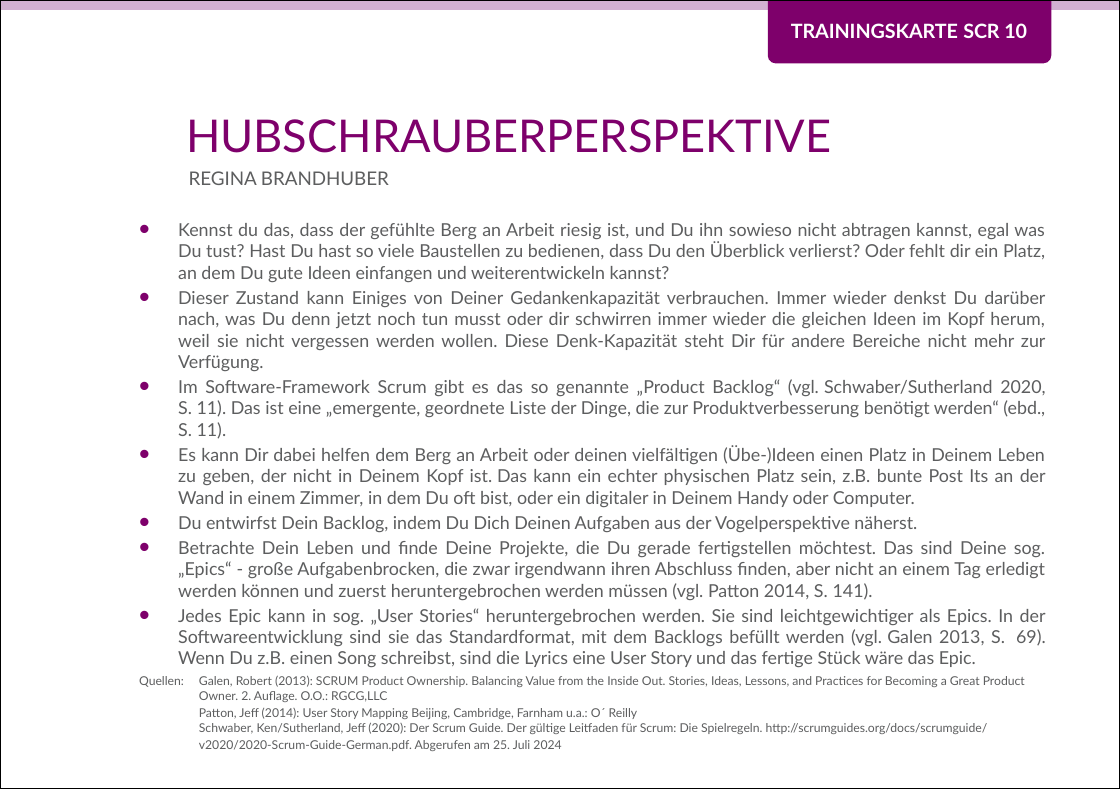
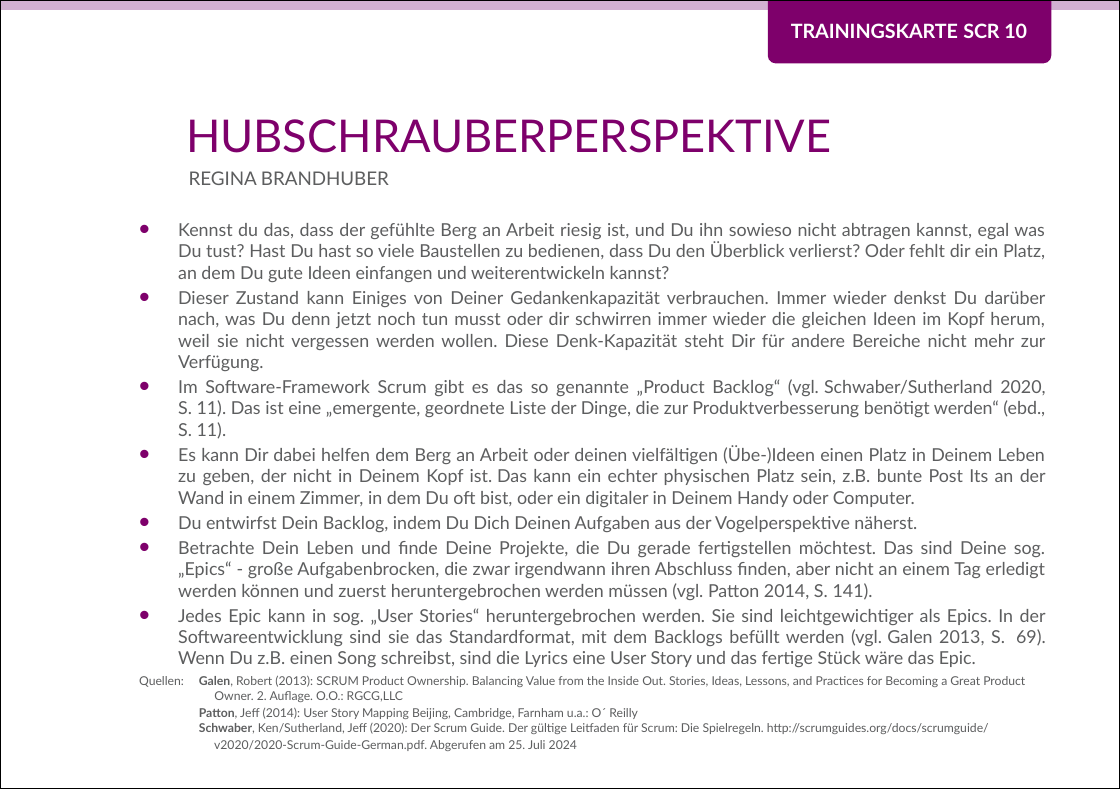
Before and after one commit to Teamtool/training-materials, a slide deck: slide 1 of training-cards/music moves/Scrum (SCR)/ger/apprentice/ger_SCR_10_Hubschrauberperspektive_MM_A.pptx. Drawn at 1120x789 pixels with LibreOffice and Linux fonts; fonts in the diff are those of the drawing; background and template pictures are left out. Boxes give left, top, right and bottom in pixels: in the first picture for what was removed or moved away, otherwise in the second. Text is boxed around its words. In the diff, an @@ line names an element or a change of style, - is before the commit and + after.

```diff
--- a/training-cards/music moves/Scrum (SCR)/ger/apprentice/ger_SCR_10_Hubschrauberperspektive_MM_A.pptx
+++ b/training-cards/music moves/Scrum (SCR)/ger/apprentice/ger_SCR_10_Hubschrauberperspektive_MM_A.pptx
@@ text at (x1=139, y1=676, x2=1025, y2=734): bold on in "Galen,", "Patton, Schwaber," @@
```
Also in this commit, not shown: 7 other files.
